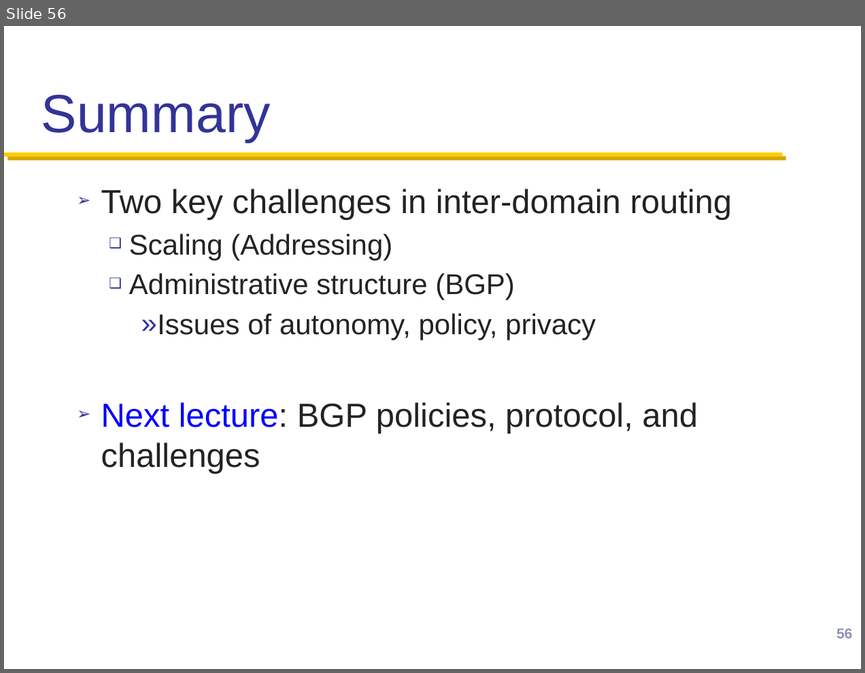
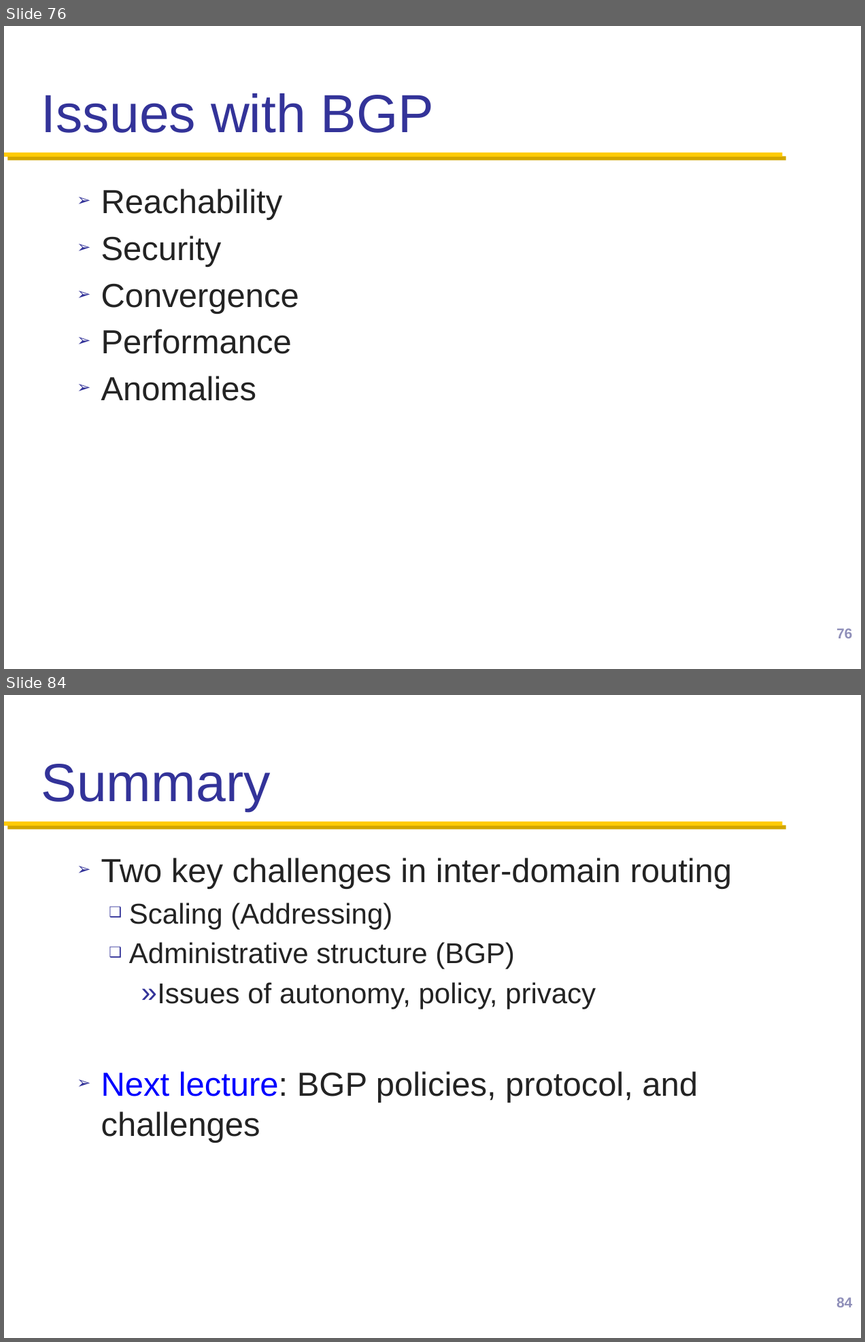
Before and after one commit to henryhxu/CSCI4430-ESTR4120, a slide deck: lec/lec14.pptx. Shown one above the other, each under a label of ours: slide 56 before the commit, slides 76 and 84 after it; the slides between them are not shown. The pictures are 865x673 and 865x1342 pixels, drawn with LibreOffice and Linux fonts; fonts in the diff are those of the drawing; background and template pictures are left out. Boxes give left, top, right and bottom in pixels: in the first picture for what was removed or moved away, otherwise in the second. Text is boxed around its words. In the diff, an @@ line names an element or a change of style, - is before the commit and + after.

```diff
--- a/lec/lec14.pptx
+++ b/lec/lec14.pptx
@@ slide 76 added at (x1=4, y1=26, x2=861, y2=669), background #FFFFFF; not listed: 1 template element that a slide beside it also shows @@
@@ title added at (x1=41, y1=93, x2=434, y2=133), 45 pt, text #333399 @@
+Issues with BGP
@@ text added at (x1=101, y1=189, x2=299, y2=401), 28 pt, text #232323 @@
+➢ Reachability
+➢ Security
+➢ Convergence
+➢ Performance
+➢ Anomalies
@@ page number added at (x1=836, y1=628, x2=852, y2=638), 12 pt, text #9090BA @@
+76
@@ what was slide 56 is now slide 84 @@
@@ page number at (x1=836, y1=1297, x2=852, y2=1307): text changed @@
-56
+84
```
Also in this commit, not shown: 2 slides changed, 27 other slides added.
